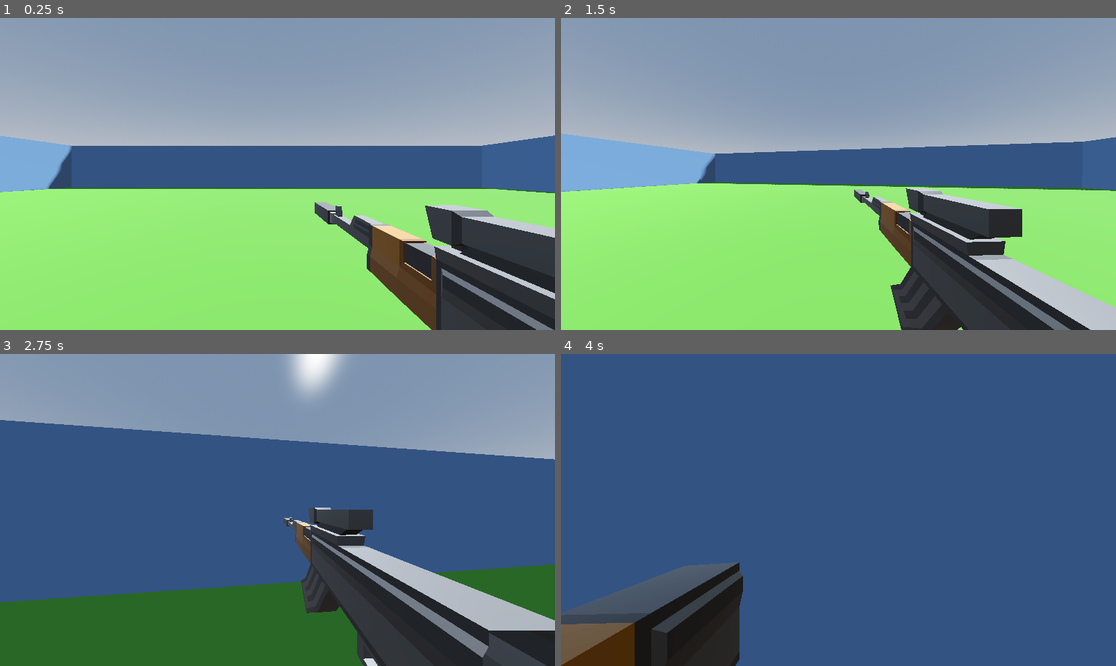
Above: before the commit, frames 1-4 (two rows, left to right).
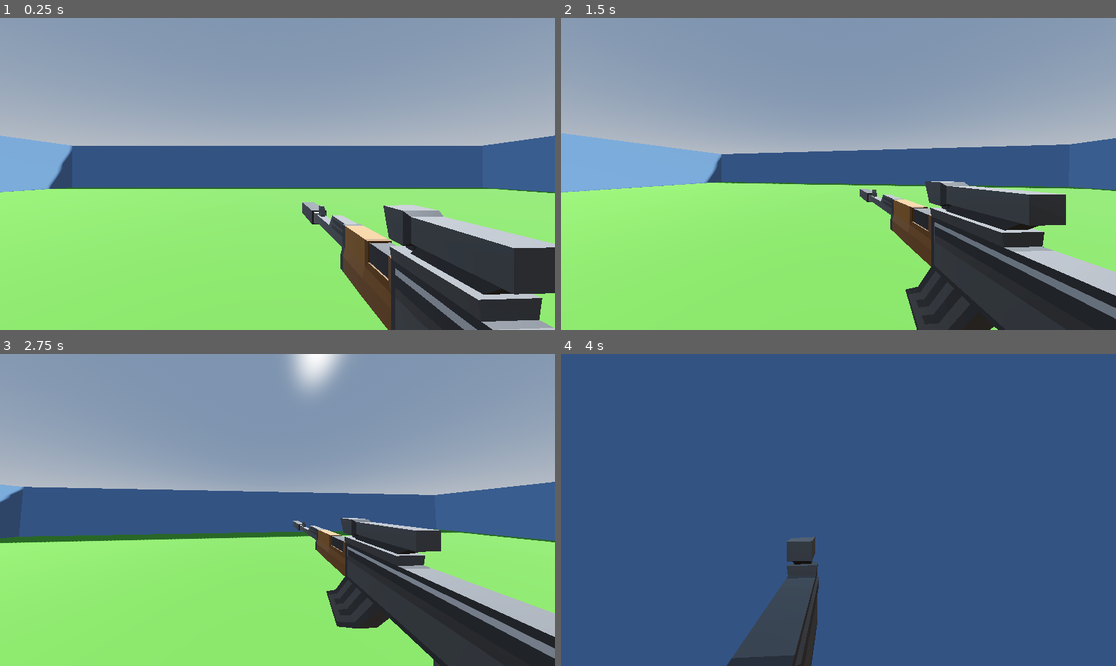
Above: after the commit, the same moments.

Repository: wonderdip/Personal-Project
Game: Godot game, scene res://Scenes/world.tscn
The game is run twice, just before and just after one commit, with the same random seed, the same clock (stepped at 60 frames per second) and the same inputs.
Inputs (mouse positions are in pixels of both pictures, inside the frame that each line leads up to):
- Up to frame 1 (0.25 s): no input
- Up to frame 2 (1.5 s): tap Enter at 0.5 s; move the mouse to (866, 174) at 0.52 s; hold Right mouse button (right_click) 0.53-1.28 s; hold W (up) from 0.53 s (still down); tap Space (jump) at 0.77, 1.07 s; click (866, 174) at 0.8 s; move the mouse to (810, 174) at 1.27 s; click (810, 174) at 1.35 s
- Up to frame 3 (2.75 s): keep holding W (up); tap Space (jump) at 1.52, 1.82, 2.3 s; tap Shift (sprint) at 1.55 s; move the mouse to (288, 503) at 2.02 s; hold Shift (sprint) from 2.03 s (still down)
- Up to frame 4 (4 s): keep holding W (up); move the mouse to (832, 516) at 2.77 s; release Shift (sprint) at 2.78 s; tap Space (jump) at 2.85, 3.02, 3.32, 3.77 s; right-click (832, 516) at 3.05 s; move the mouse to (877, 513) at 3.52 s; hold Right mouse button (right_click) from 3.53 s (still down); click (877, 513) at 3.8 s

The runs differ from the first frame. In frame 1, 9.3% of the frame differs, in the area x 0-100%, y 37-100%; in frame 2, 11%; in frame 3, 55%, in the area x 0-100%, y 21-100%; in frame 4, 12%.

Commit message:
uncapped speed
Fixed headbobbing jitter and shakes, cleanup code

Diff:
--- a/Scripts/player.gd
+++ b/Scripts/player.gd
@@ -1,13 +1,15 @@
 extends CharacterBody3D
 
-
+# --------- Constants ---------
 const SENSITIVITY = 0.003
 var GRAVITY = 9.8
 
+# --------- Node References ---------
 @onready var head = $Head
 @onready var camera = $Head/Camera3D
-
 @onready var current_gun_node: Node3D = $Head/Camera3D/CurrentGun
+
+# --------- Gun Variables ---------
 var gun_barrel : RayCast3D
 var gun_anim : AnimationPlayer
 var active_index := 0
@@ -16,48 +18,48 @@
 var bullet = preload("res://Scenes/bullet.tscn")
 var bullet_instance
 
-
-#Player vars
-@export_range(1.0, 10, 0.5) var SPEED = 10.0
+# --------- Player Variables ---------
+@export_range(1.0, 10, 0.5) var BASE_SPEED = 10.0
 @export_range(1.0, 10, 0.5) var JUMP_VELOCITY = 6.0
 @export_range(1.0, 3.0, 0.1) var sprint_multiplier = 1.5
 @export_range(60, 120, 1) var Base_FOV = 75
-@export var ACCELERATION = SPEED * 3.0
-@export var DEACCELERATION = SPEED * 2.5
+@export var ACCELERATION = 45.0  # Constant acceleration
+@export var DEACCELERATION = 50.0  # Instant deceleration
 @export_range(0.1, 0.5, 0.02) var COYOTE_TIME = 0.2
 @export_range(1.0, 3.0, 0.1) var FALL_MULTIPLIER = 1.5
 @export_range(1.0, 3.0, 0.1) var LOW_JUMP_MULTIPLIER = 2.0
 var base_speed : float
 var base_gravity : float
-
 var Jump_buffer = 0.2
 var coyote_timer = 0.0
 var jump_buffer_timer = 0.0
 var FOV_multiplier = 30
 
-#headbob vars
+# --------- Headbob Variables ---------
 const BOB_FREQ = 1.4
 const BOB_AMP = 0.08
 var t_bob = 0.0
-var headbob_offset := Vector3.ZERO
+var camera_headbob_offset := Vector3.ZERO
+var gun_headbob_offset := Vector3.ZERO
 var shake_offset := Vector3.ZERO
 
+# --------- Input / Camera Variables ---------
 var pitch := 0.0
-
 var mouse_unlocked := false
 var target_velocity = Vector3.ZERO
 
+# --------- Initialization ---------
 func _ready() -> void:
 	Input.set_mouse_mode(Input.MOUSE_MODE_CAPTURED)
 	base_gravity = GRAVITY
-	base_speed = SPEED
+	base_speed = BASE_SPEED
 	update_current_gun()
 
+# --------- Input Handling ---------
 func _unhandled_input(event: InputEvent) -> void:
 	if event is InputEventMouseMotion and !mouse_unlocked:
 		# Rotate head (yaw)
 		head.rotate_y(-event.relative.x * SENSITIVITY)
-
 		# Clamp camera rotation (pitch)
 		pitch = clamp(pitch - event.relative.y * SENSITIVITY, deg_to_rad(-90), deg_to_rad(90))
 		camera.rotation.x = pitch
@@ -87,8 +89,8 @@
 		mouse_unlocked = false
 		Input.set_mouse_mode(Input.MOUSE_MODE_CAPTURED)
 
+# --------- Physics Process ---------
 func _physics_process(delta: float) -> void:
-
 	if is_on_wall_only():
 		camera.rotation = Vector3(0,0,0)
 
@@ -103,13 +105,13 @@
 	else:
 		velocity.y = 0.0  # Reset Y velocity on floor
 
-	#Checking Coyote Time
+	# Coyote time
 	if is_on_floor():
 		coyote_timer = COYOTE_TIME
 	else:
 		coyote_timer = max(coyote_timer - delta, 0)
 
-	#Jump Buffer For instant jumps
+	# Jump buffer for instant jumps
 	if Input.is_action_just_pressed("jump"):
 		jump_buffer_timer = Jump_buffer
 	else:
@@ -120,7 +122,7 @@
 		jump_buffer_timer = 0.0
 		coyote_timer = 0.0
 
-	# Movement
+	# Movement input
 	var input_dir = Input.get_vector("left", "right", "up", "down")
 	var direction = (head.transform.basis * Vector3(input_dir.x, 0, input_dir.y)).normalized()
 
@@ -129,90 +131,117 @@
 
 	if is_on_floor():
 		if direction != Vector3.ZERO:
-			# Pick target speed (sprint or normal)
-			var target_speed = SPEED
-
+			# Get current speed
+			var current_speed = horizontal_velocity.length()
+
+			# Apply diminishing returns to acceleration based on current speed
+			var speed_factor = 1.0 / (1.0 + current_speed * 0.2)  # Adjust 0.08 to control diminishing returns
+			var effective_acceleration = ACCELERATION * speed_factor
+
+			# Apply sprint multiplier to acceleration, not target speed
 			if Input.is_action_pressed("sprint"):
-				target_speed *= sprint_multiplier
-
-			# Current horizontal speed
+				effective_acceleration *= sprint_multiplier
+
+			# Accelerate in the desired direction
+			var new_speed = current_speed + effective_acceleration * delta
+			horizontal_velocity = direction * new_speed
+			print(snapped(new_speed, 1))
+		else:
+			# Instant deceleration when no input
+			horizontal_velocity = Vector3.ZERO
+	else:
+		# Air control
+		if direction != Vector3.ZERO:
+			var air_control_factor = 4.0
 			var speed = horizontal_velocity.length()
-
-			# Accelerate toward target speed
-			speed = move_toward(speed, target_speed, ACCELERATION * delta)
-
-			# Snap instantly to new direction
-			horizontal_velocity = direction * speed
-		else:
-			# No input → decelerate to zero
-			var speed = horizontal_velocity.length()
-			speed = move_toward(speed, 0, DEACCELERATION * delta)
-
-			if speed > 0.01:
-				horizontal_velocity = horizontal_velocity.normalized() * speed
-			else:
-				horizontal_velocity = Vector3.ZERO
-	else:
-		# --- AIR CONTROL ---
-
-		if direction != Vector3.ZERO:
-			var air_control_factor = 4.0  # tweak for stronger/weaker steering
-			# Preserve speed magnitude
-			var speed = horizontal_velocity.length()
-			#If input is after jump give a lil speed
 			if speed < 0.1:
-				speed = SPEED * 0.5
-
-			# Blend current direction toward input direction
+				speed = BASE_SPEED * 0.5
+
 			var new_dir = horizontal_velocity.normalized().lerp(direction, air_control_factor * delta).normalized()
 			horizontal_velocity = new_dir * speed
-
 
 	# Apply back to velocity
 	velocity.x = horizontal_velocity.x
 	velocity.z = horizontal_velocity.z
 
-	#headbob
-	t_bob += delta * velocity.length() * float(is_on_floor())
-	headbob_offset = headbob(t_bob)
-
-	# Final camera position = headbob + shake
-	camera.transform.origin = headbob_offset + shake_offset
-	gun.transform.origin = headbob_offset + shake_offset - Vector3(-0.24,0.05,0.2)
-
+	# Move the character
+	move_and_slide()
+
+	# Apply headbob and gun positioning
+	handle_headbob_and_gun(delta)
+
+	# Handle shooting and scoping
+	handle_shooting_and_scoping()
+
+	# Handle FOV changes
+	handle_fov(delta)
+
+# --------- Headbob and Gun Positioning ---------
+func handle_headbob_and_gun(delta: float) -> void:
+	var horizontal_speed = Vector2(velocity.x, velocity.z).length()
+
+	# Only update headbob time when moving and on floor
+	if horizontal_speed > 0.1 and is_on_floor():
+		# Normalize the speed for headbob calculation - this prevents crazy fast bobbing
+		var normalized_speed = sqrt(horizontal_speed) * 2.0  # Square root dampening + scaling
+		t_bob += delta * normalized_speed * float(is_on_floor())
+	else:
+		# Gradually reduce headbob when stopping
+		t_bob = lerp(t_bob, 0.0, delta * 3.0)
+
+	# Calculate separate headbob offsets
+	camera_headbob_offset = camera_headbob(t_bob, horizontal_speed)
+	gun_headbob_offset = gun_headbob(t_bob, horizontal_speed)
+
+	# Apply to camera and gun
+	camera.transform.origin = camera_headbob_offset + shake_offset
+	if gun:
+		gun.transform.origin = gun_headbob_offset + shake_offset - Vector3(-0.24, 0.05, 0.2)
+
+# --------- Camera Headbob Function ---------
+func camera_headbob(time: float, speed: float) -> Vector3:
+	var pos = Vector3.ZERO
+
+	if speed > 0.1:
+		# Normalize speed for amplitude calculation to prevent extreme bobbing
+		var speed_factor = sqrt(speed) / sqrt(BASE_SPEED)  # Square root normalization
+		speed_factor = clamp(speed_factor, 0.3, 1.5)  # Keep reasonable range
+
+		pos.y = sin(time * BOB_FREQ) * BOB_AMP * speed_factor
+		pos.x = cos(time * BOB_FREQ / 2) * BOB_AMP * speed_factor
+
+	return pos
+
+# --------- Gun Headbob Function ---------
+func gun_headbob(time: float, speed: float) -> Vector3:
+	var pos = Vector3.ZERO
+
+	if speed > 0.1:
+		# Normalize speed for amplitude, gun bobs slightly less than camera
+		var speed_factor = sqrt(speed) / sqrt(BASE_SPEED)  # Square root normalization
+		speed_factor = clamp(speed_factor, 0.3, 1.3)  # Slightly more conservative than camera
+
+		pos.y = sin(time * BOB_FREQ) * BOB_AMP * 0.8 * speed_factor  # 80% of camera bob
+		pos.x = cos(time * BOB_FREQ / 2) * BOB_AMP * 0.8 * speed_factor
+
+	return pos
+
+# --------- Shooting and Scoping ---------
+func handle_shooting_and_scoping() -> void:
 	if Input.is_action_pressed("shoot") and gun_barrel:
 		shoot()
 		camera.start_shake()
 	else:
 		camera.stop_shake()
 
-	if Input.is_action_pressed("right_click") and gun_anim.has_animation("Scope"):
+	if Input.is_action_pressed("right_click") and gun_anim and gun_anim.has_animation("Scope"):
 		if !is_scoping:
 			gun_anim.play("Scope")
 			is_scoping = true
 	else:
-		if is_scoping and gun_anim.has_animation("Unscope"):
+		if is_scoping and gun_anim and gun_anim.has_animation("Unscope"):
 			gun_anim.play("Unscope")
 		is_scoping = false
-
-	# Move the character
-	move_and_slide()
-
-	#FOV
-	var horizontal_speed = Vector2(velocity.x, velocity.z).length()
-	var speed_fraction = clamp(horizontal_speed / SPEED, 0.0, 1.0)
-
-	# Increase FOV for sprinting
-	var sprint_factor = 1.5 if Input.is_action_pressed("sprint") else 1.0
-	var target_fov = Base_FOV + FOV_multiplier * speed_fraction * sprint_factor
-
-	camera.fov = lerp(camera.fov, target_fov, delta * 12.0)
-
-func headbob(time) -> Vector3:
-	var pos = Vector3.ZERO
-	pos.y = sin(time * BOB_FREQ) * BOB_AMP
-	pos.x = cos(time * BOB_FREQ / 2) * BOB_AMP
-	return pos
 
 func shoot():
 	# No gun equipped
@@ -232,9 +261,21 @@
 			bullet_instance.transform.basis = gun_barrel.global_transform.basis
 			get_parent().add_child(bullet_instance)
 
+# --------- FOV Handling ---------
+func handle_fov(delta: float) -> void:
+	var horizontal_speed = Vector2(velocity.x, velocity.z).length()
+	# Use logarithmic scaling for FOV as well to prevent extreme FOV changes
+	var speed_factor = log(horizontal_speed + 1) / log(BASE_SPEED + 1)
+	speed_factor = clamp(speed_factor, 0.0, 2.0)  # Cap the FOV multiplier
+
+	# Increase FOV for sprinting
+	var sprint_factor = 1.5 if Input.is_action_pressed("sprint") else 1.0
+	var target_fov = Base_FOV + FOV_multiplier * speed_factor * sprint_factor
+
+	camera.fov = lerp(camera.fov, target_fov, delta * 12.0)
+
+# --------- Gun Management ---------
 func update_current_gun():
-	# Always reset to base values first
-	SPEED = base_speed
 	GRAVITY = base_gravity
 
 	# Clear references
@@ -260,9 +301,9 @@
 			weight = clamp(weight, 0, 50)  # Adjust max as needed
 
 			# Apply weight effects (modify from base values)
-			SPEED = max(base_speed - (weight * 0.1), base_speed * 0.2)  # Min 20% of base speed
+			# Weight affects acceleration rather than top speed
+			ACCELERATION = max(25.0 - (weight * 0.8), 5.0)  # Heavier guns accelerate slower
 			GRAVITY = max(base_gravity + (weight * 0.08), base_gravity * 0.1)  # Min 10% of base gravity
-
 func switch_gun(order: int):
 	var count = current_gun_node.get_child_count()
 	if count == 0:
